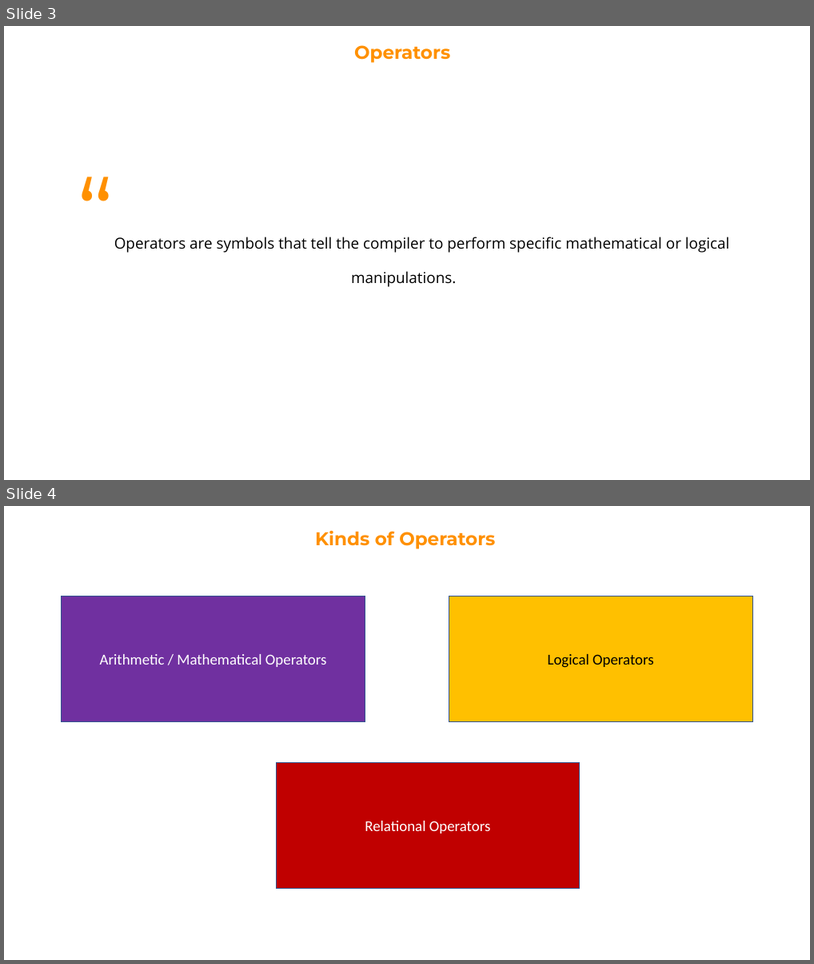
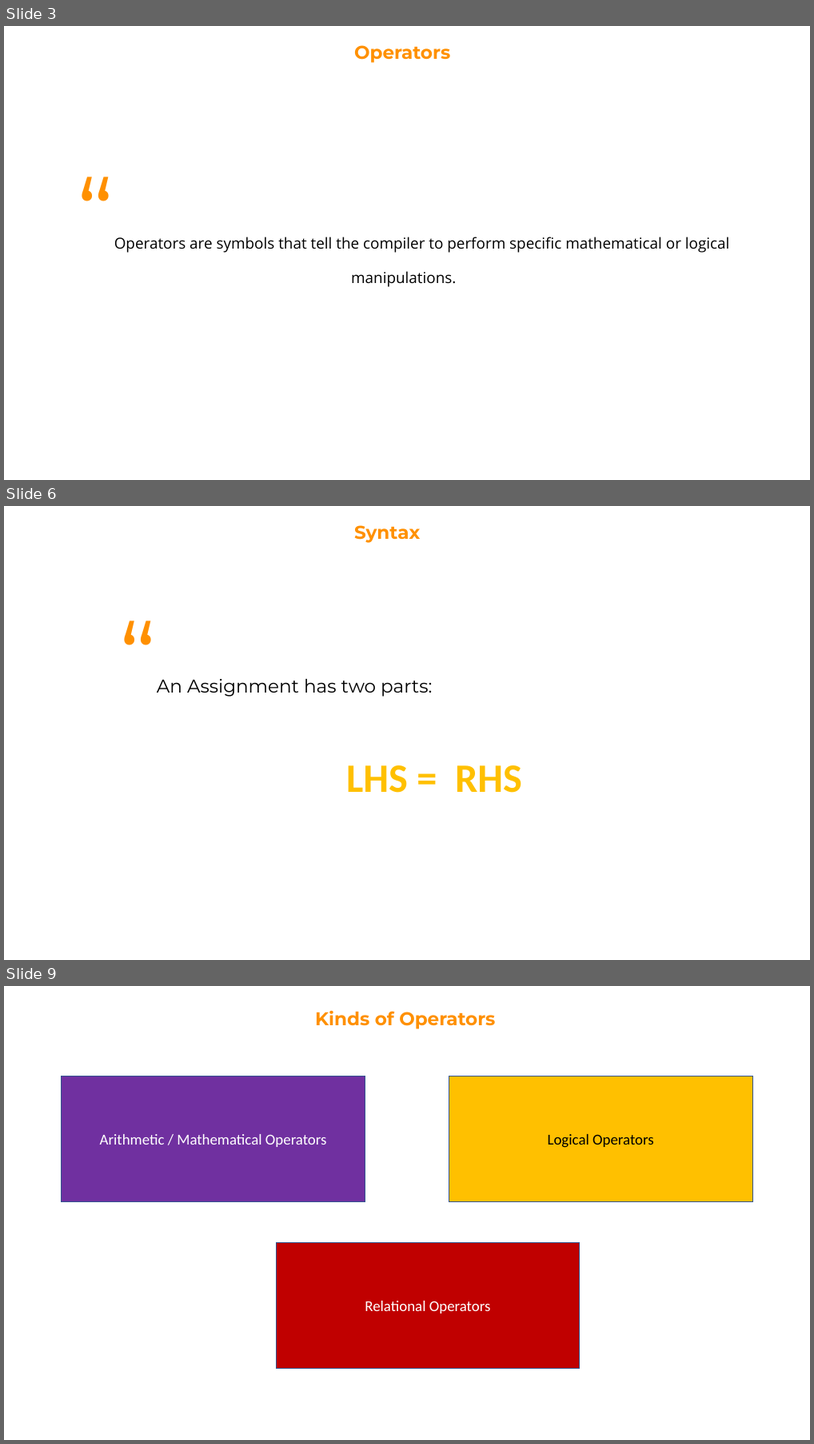
Before and after one commit to Robert-Doe/codeden, a slide deck: 3. Operators.pptx. Shown one above the other, each under a label of ours: slides 3 and 4 before the commit, slides 3, 6 and 9 after it; the slides between them are not shown. The pictures are 814x964 and 814x1444 pixels, drawn with LibreOffice and Linux fonts; fonts in the diff are those of the drawing. Boxes give left, top, right and bottom in pixels: in the first picture for what was removed or moved away, otherwise in the second. Text is boxed around its words. In the diff, an @@ line names an element or a change of style, - is before the commit and + after.

Commit message:
Coding for Kids Slides updated with Assignment and Practice Assignments

```diff
--- a/3. Operators.pptx
+++ b/3. Operators.pptx
@@ slide 6 added at (4, 506, 810, 960), background #FFFFFF @@
@@ text added at (354, 525, 420, 543), 22 pt, text #FF9000, bold @@
+Syntax
@@ text added at (157, 679, 432, 696), 22 pt, text #000000 @@
+“An Assignment has two parts:
@@ text added at (346, 765, 522, 792), 48 pt, text #FFC000, bold @@
+LHS = RHS
@@ what was slide 4 is now slide 9 @@
```
Also in this commit, not shown: 1 slide changed, 4 other slides added, 2 other files.
